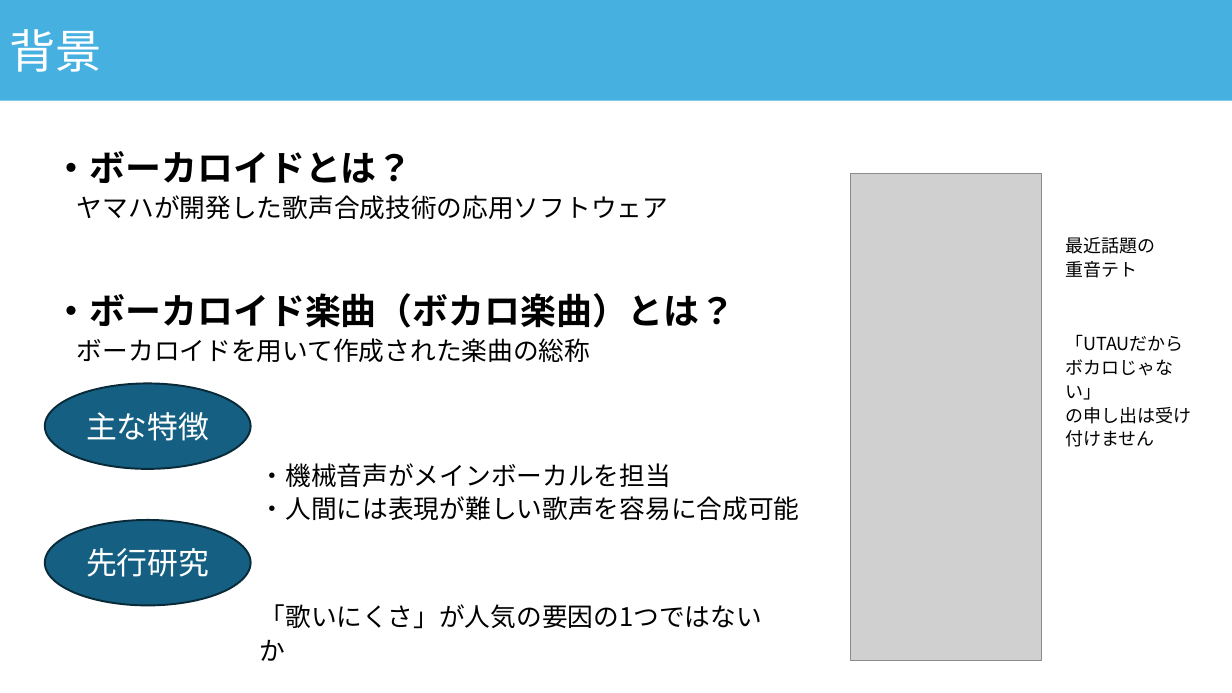
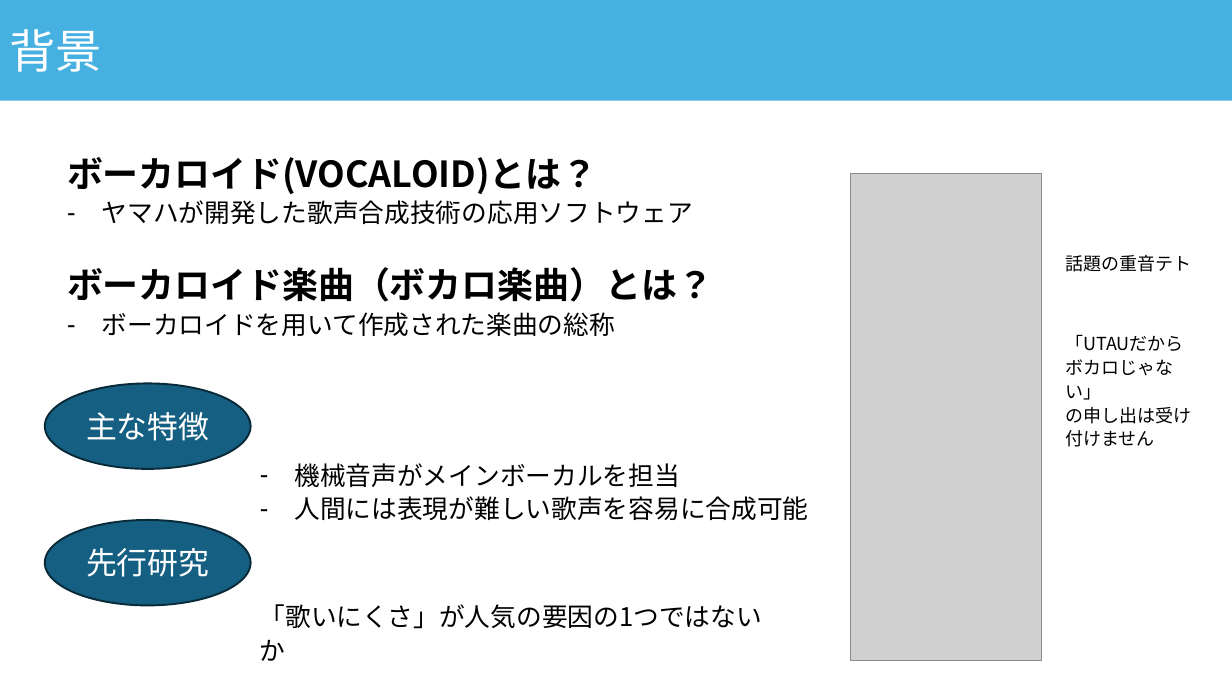
Before and after one commit to asn407/20241221, a slide deck: slide 2 of 年末発表.pptx. Drawn at 1232x693 pixels with LibreOffice and Linux fonts; fonts in the diff are those of the drawing; grey boxes stand for pictures. Boxes give left, top, right and bottom in pixels: in the first picture for what was removed or moved away, otherwise in the second. Text is boxed around its words. In the diff, an @@ line names an element or a change of style, - is before the commit and + after.

```diff
--- a/年末発表.pptx
+++ b/年末発表.pptx
@@ text "ボーカロイド(VOCALOID)とは？": place and size @@
-text "ボーカロイド(VOCALOID)とは？" at [54, 151, 736, 362]
+text "ボーカロイド(VOCALOID)とは？" at [67, 157, 713, 336]
@@ text at [67, 157, 597, 194]: text changed @@
-・ボーカロイドとは？
+ボーカロイド(VOCALOID)とは？
@@ text at [102, 200, 693, 336]: bullet none to - @@
@@ text at [67, 267, 713, 302]: text changed @@
-・ボーカロイド楽曲（ボカロ楽曲）とは？
+ボーカロイド楽曲（ボカロ楽曲）とは？
@@ text at [1065, 255, 1191, 272]: text changed @@
-最近話題の重音テト
+話題の重音テト
@@ text at [294, 463, 808, 520]: text changed @@
-・機械音声がメインボーカルを担当
-・人間には表現が難しい歌声を容易に合成可能
+– 機械音声がメインボーカルを担当
+– 人間には表現が難しい歌声を容易に合成可能
```
Also in this commit, not shown: 7 other slides changed, 2 slides added, 1 slide removed.
